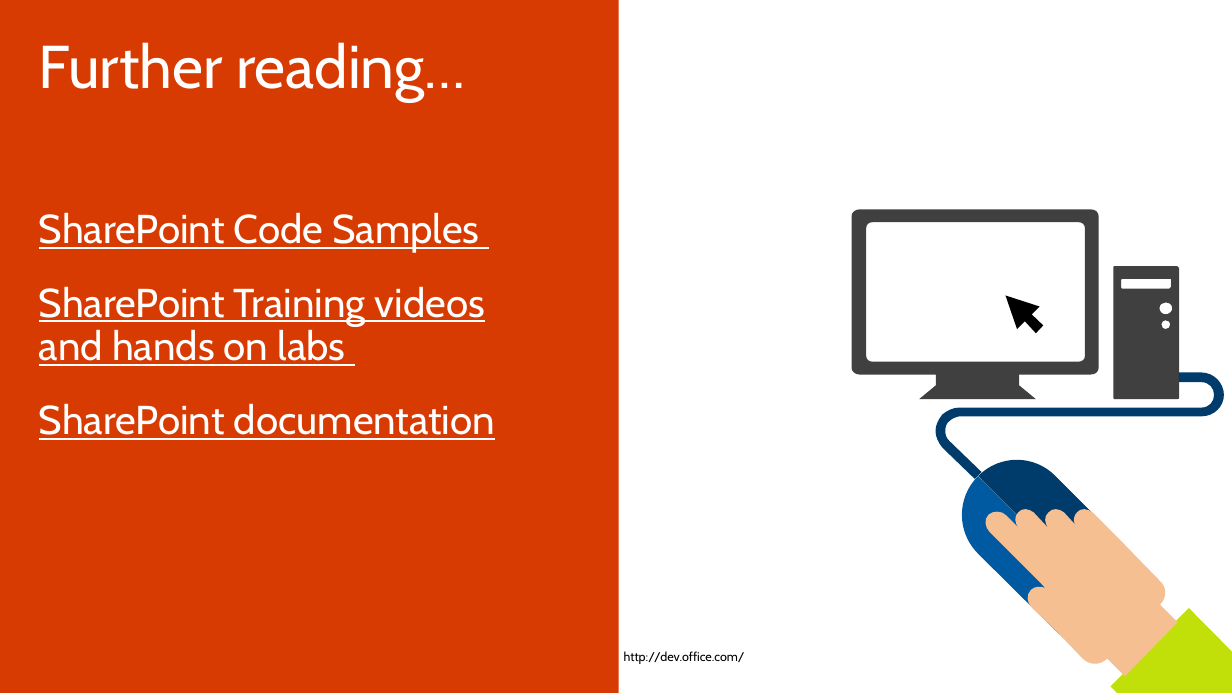
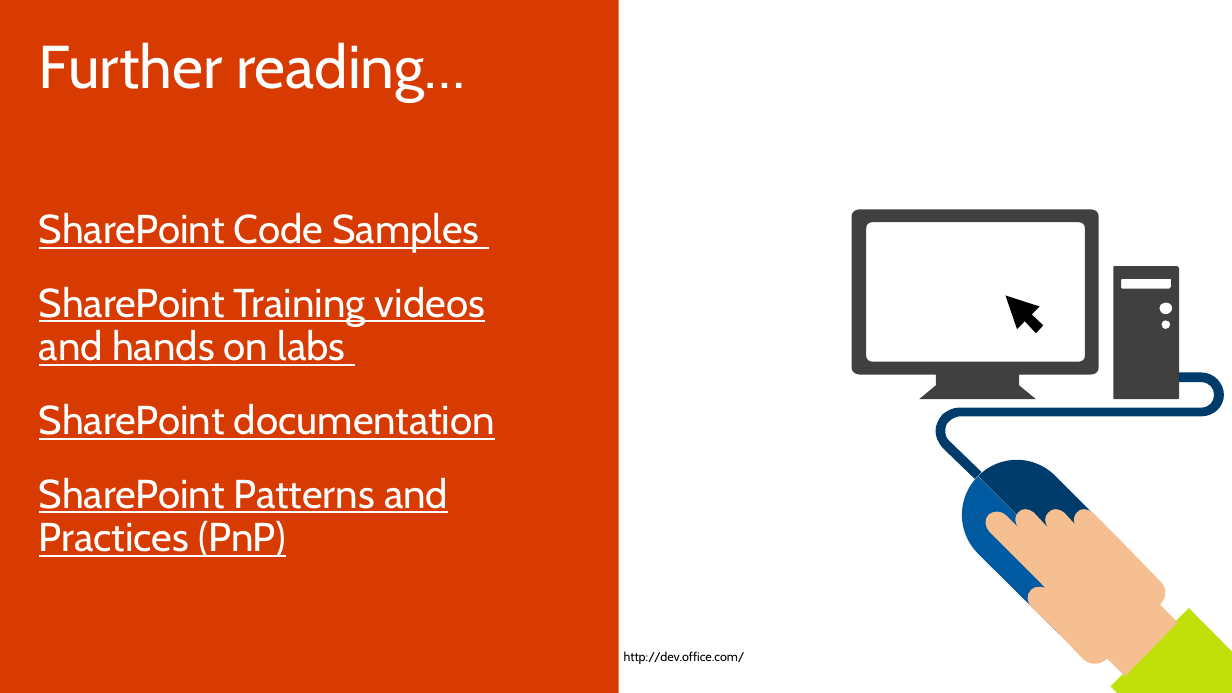
Before and after one commit to OfficeDev/TrainingContent, a slide deck: slide 37 of O3652/O3652-6 Deep Dive into Provider Hosted Add-ins/O3652-6 Deep Dive into Provider Hosted Apps.pptx (slide 38 before the commit). Drawn at 1232x693 pixels with LibreOffice and Linux fonts; fonts in the diff are those of the drawing; background and template pictures are left out. Boxes give left, top, right and bottom in pixels: in the first picture for what was removed or moved away, otherwise in the second. Text is boxed around its words. In the diff, an @@ line names an element or a change of style, - is before the commit and + after.

```diff
--- a/O3652/O3652-6 Deep Dive into Provider Hosted Add-ins/O3652-6 Deep Dive into Provider Hosted Apps.pptx
+++ b/O3652/O3652-6 Deep Dive into Provider Hosted Add-ins/O3652-6 Deep Dive into Provider Hosted Apps.pptx
@@ text at [39,477,448,557]: paragraph added @@
+SharePoint Patterns and Practices (PnP)
```
Also in this commit, not shown: 16 other slides changed, 1 slide added, 3 slides removed.
